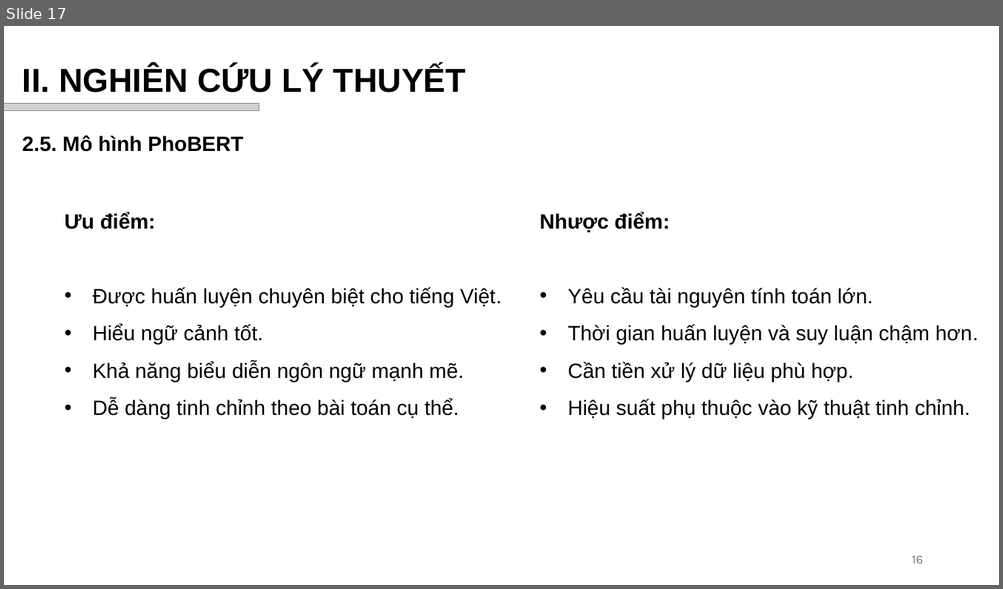
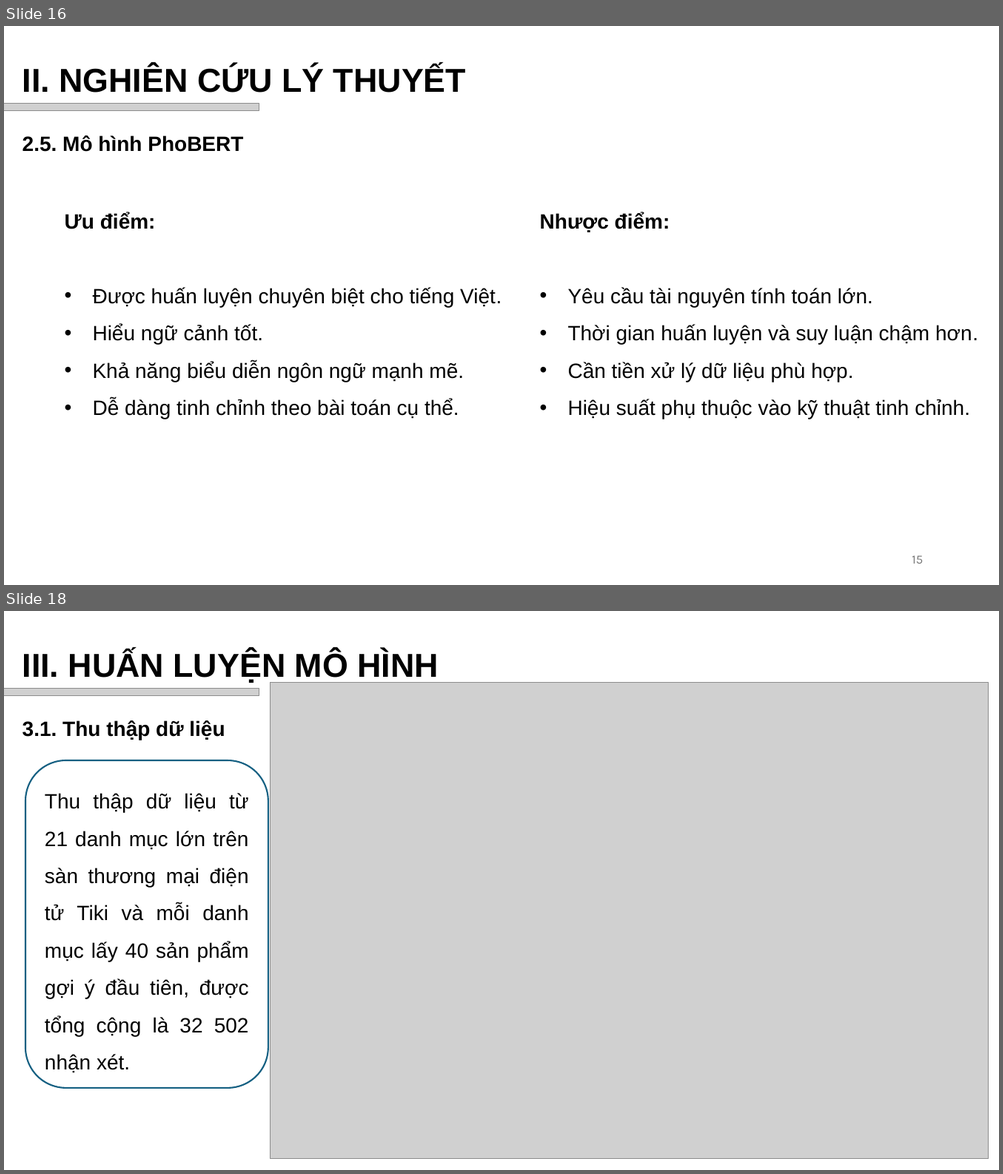
Before and after one commit to vhiepp/tn-da21ttb-110121209-duongvanhiep-sentiment-analysis, a slide deck: docs/pptx/Dương Văn Hiệp_110121209_DA21TTB.pptx. Shown one above the other, each under a label of ours: slide 17 before the commit, slides 16 and 18 after it; the slides between them are not shown. The pictures are 1003x589 and 1003x1174 pixels, drawn with LibreOffice and Linux fonts; fonts in the diff are those of the drawing; grey boxes stand for pictures; background and template pictures are left out. Boxes give left, top, right and bottom in pixels: in the first picture for what was removed or moved away, otherwise in the second. Text is boxed around its words. In the diff, an @@ line names an element or a change of style, - is before the commit and + after.

```diff
--- a/docs/pptx/Dương Văn Hiệp_110121209_DA21TTB.pptx
+++ b/docs/pptx/Dương Văn Hiệp_110121209_DA21TTB.pptx
@@ slide 18 added at (x1=4, y1=611, x2=999, y2=1170), background #FFFFFF @@
@@ text added at (x1=22, y1=651, x2=439, y2=684), 32 pt, text #000000, bold @@
+III. HUẤN LUYỆN MÔ HÌNH
@@ picture added at (x1=4, y1=689, x2=259, y2=696) @@
@@ picture added at (x1=270, y1=683, x2=988, y2=1159) @@
@@ text added at (x1=22, y1=721, x2=225, y2=740), 20 pt, text #000000, bold @@
+3.1. Thu thập dữ liệu
@@ rounded rectangle added at (x1=25, y1=760, x2=268, y2=1088), fill #FFFFFF, outline #156082 1.5 pt, 20 pt, text #000000 @@
+Thu thập dữ liệu từ 21 danh mục lớn trên sàn thương mại điện tử Tiki và mỗi danh mục lấy 40 sản phẩm gợi ý đầu tiên, được tổng cộng là 32 502 nhận xét.
@@ page number added at (x1=707, y1=1130, x2=930, y2=1159), 12 pt, text #797979 @@
+17
@@ what was slide 17 is now slide 16 @@
@@ page number at (x1=911, y1=556, x2=922, y2=564): text changed @@
-16
+15
```
Also in this commit, not shown: 2 slides changed, 17 other slides added, 1 slide removed, 1 other file.
